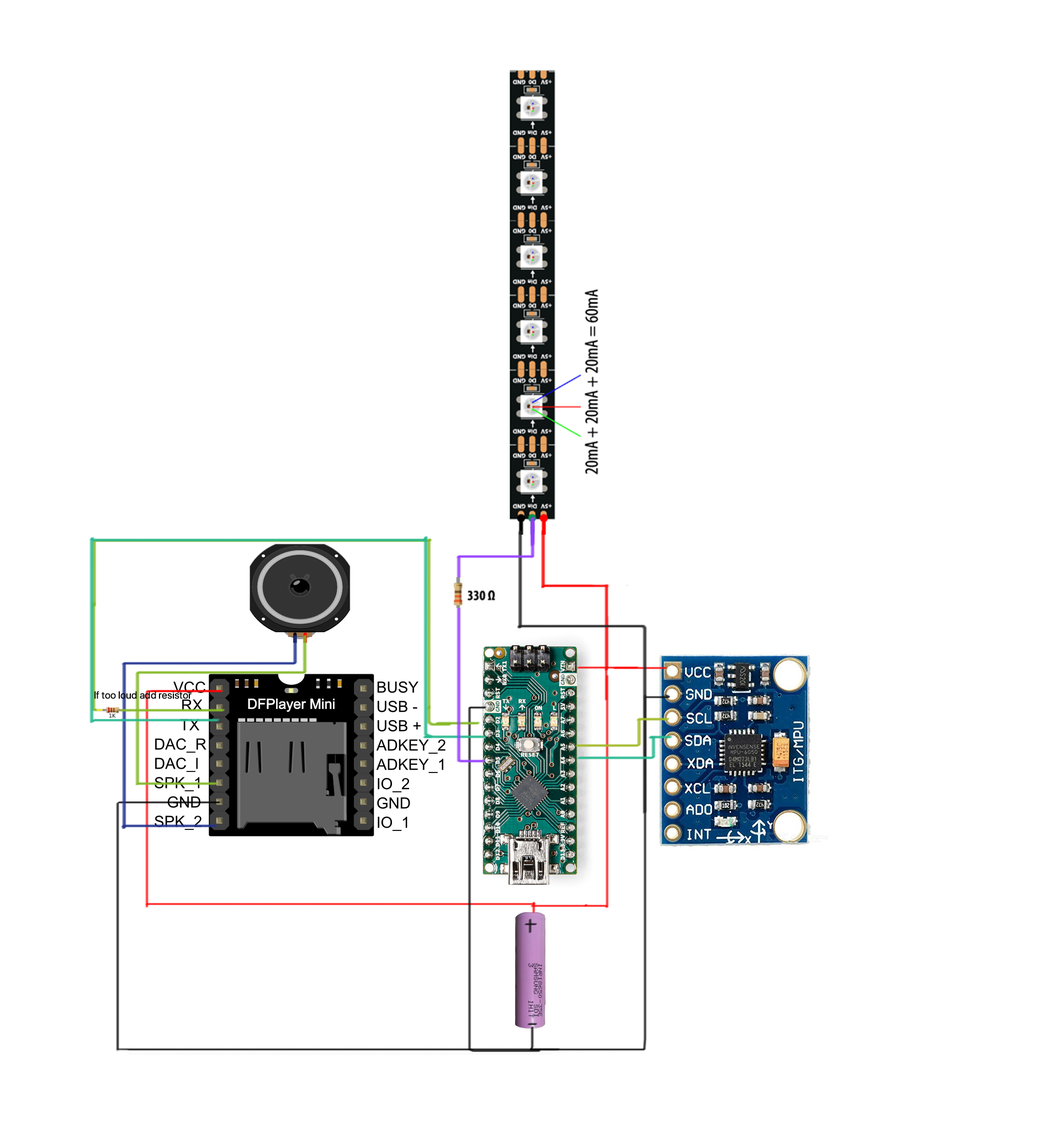
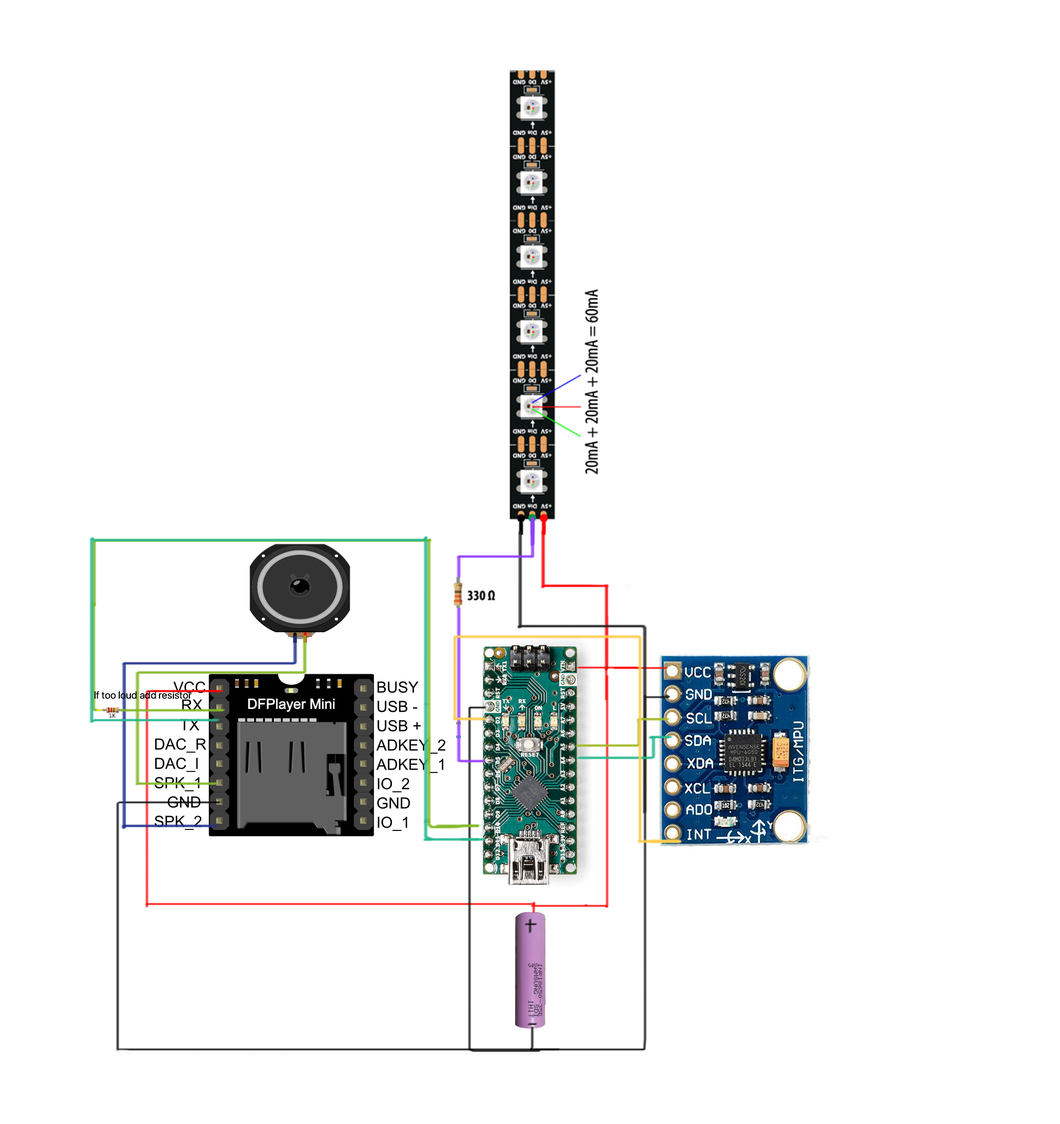
Two versions of the same layered image (1060×1124). Layer-by-layer changes:
added layer "Layer 12" above "Data" over (452, 634, 683, 845)
painted on "Data" over (422, 701, 486, 842)
